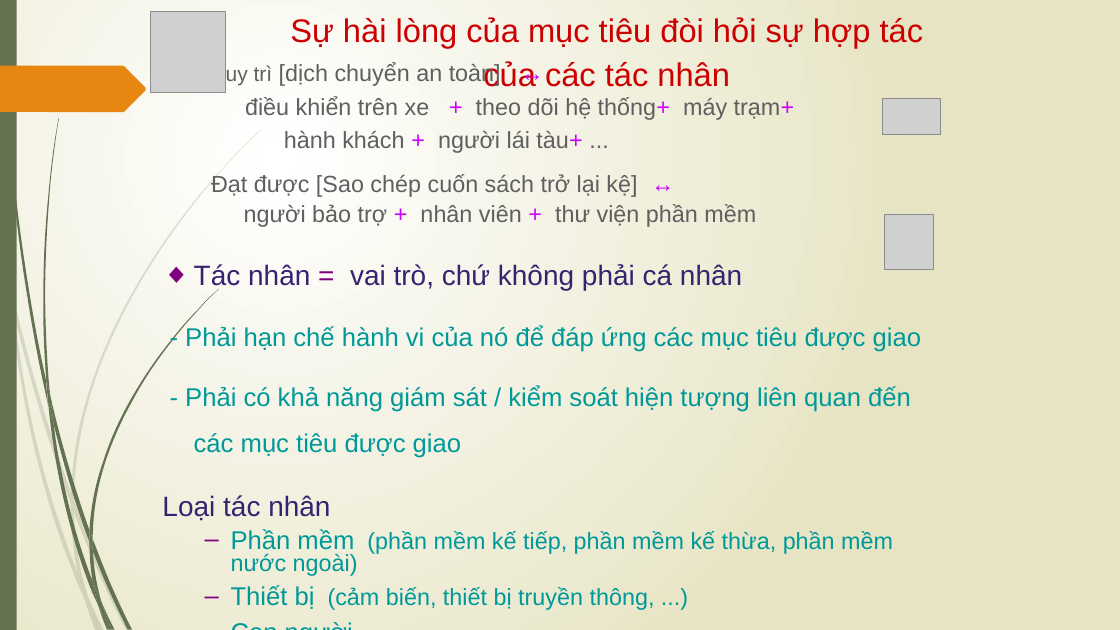
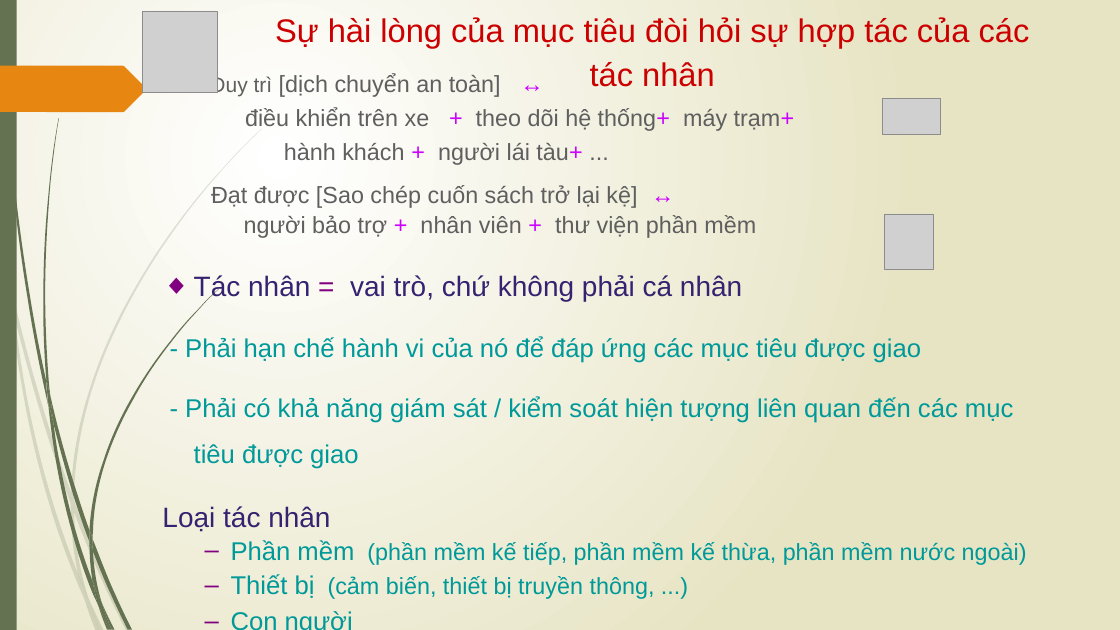
Before and after one commit to vutuanhai237/CourseMaterials, a slide deck: slide 7 of SE357-Requirement engineering/Slides/Lý thuyết/Bài 7.pptx (slide 6 before the commit). Drawn at 1120x630 pixels with LibreOffice and Linux fonts; fonts in the diff are those of the drawing; grey boxes stand for pictures. Boxes give left, top, right and bottom in pixels: in the first picture for what was removed or moved away, otherwise in the second. Text is boxed around its words. In the diff, an @@ line names an element or a change of style, - is before the commit and + after.

```diff
--- a/SE357-Requirement engineering/Slides/Lý thuyết/Bài 7.pptx
+++ b/SE357-Requirement engineering/Slides/Lý thuyết/Bài 7.pptx
@@ picture: place and size @@
-picture at box(150, 12, 225, 92)
+picture at box(143, 12, 218, 92)
@@ text "Sự hài lòng của mục ..." rewrapped from box(290, 17, 924, 87) to box(275, 17, 1030, 87) @@
@@ text "Duy trì [dịch chuyển an ..." rewrapped from box(162, 96, 921, 610) to box(162, 75, 1027, 599) @@
```
Also in this commit, not shown: 8 other slides changed, 10 slides added, 1 slide removed, 19 other files.
